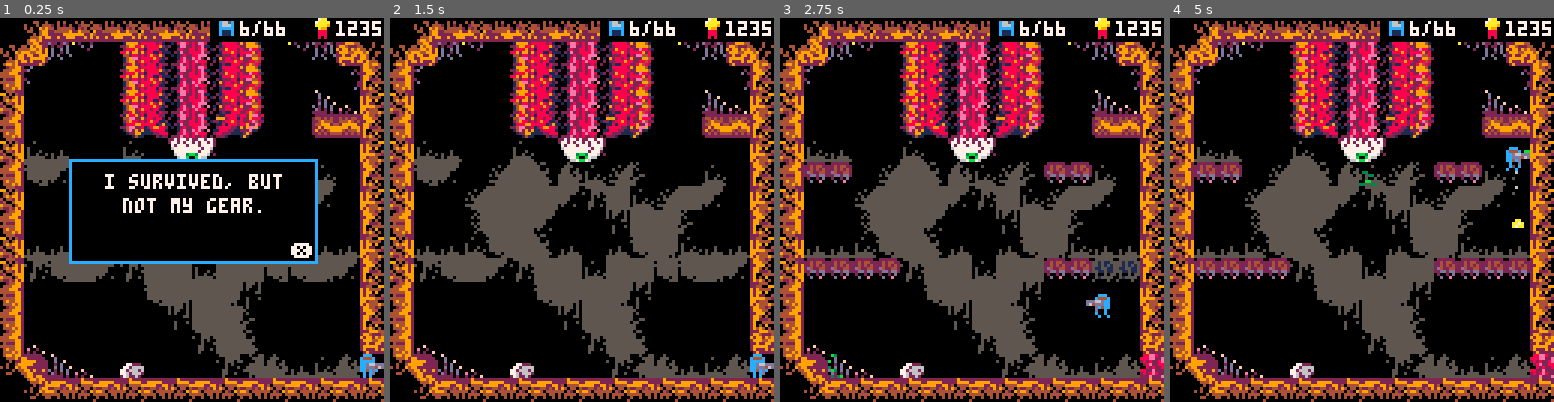
Above: before the commit, frames 1-4 (left to right).
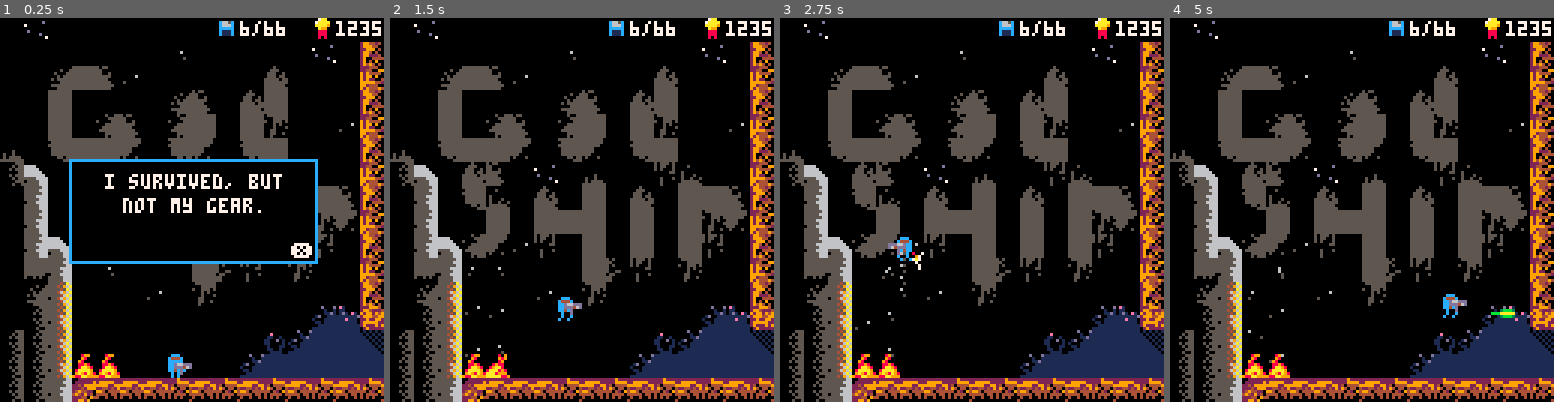
Above: after the commit, the same moments.

Repository: joansolroo/pico8-godship
Game: PICO-8 cartridge godship_last.p8
The game is run twice, just before and just after one commit, with the same random seed, the same clock (stepped at 60 frames per second) and the same inputs.
Inputs:
- Up to frame 1 (0.25 s): no input
- Up to frame 2 (1.5 s): tap O (Z key) at 0.33, 0.7, 1.43 s; tap X (X key) at 1.07 s
- Up to frame 3 (2.75 s): hold Left 1.97-2.37 s; tap X (X key) at 2.07, 2.4, 2.73 s; tap O (Z key) at 2.22 s; hold Down from 2.42 s (still down)
- Up to frame 4 (5 s): release Down at 2.82 s; hold Right 2.87-3.53 s; tap X (X key) every 0.33 s from 3.07 to 4.73 s; tap O (Z key) at 3.1, 3.98, 4.87 s; hold Up 3.58-4.08 s; hold Right 4.13-4.53 s; hold Down from 4.58 s (still down)

The runs differ from the first frame. In frame 1, 43% of the frame differs, in the area x 0-100%, y 0-100%; in frame 2, 53%; in frame 3, 54%; in frame 4, 54%.

Commit message:
playable version, pretty

Diff:
--- a/godship_last.p8
+++ b/godship_last.p8
@@ -300,7 +300,7 @@
 	resetbosssystem()
 
 	-- cheat init zone
-	setplayerposition(111, 46)
+	--setplayerposition(111, 46)
 	player.djumpenable = true
 	player.shootenable = true
 	player.chargeshootenable = true
@@ -2037,168 +2037,168 @@
 
 
 __gff__
-0000001a1a1a020200080000000000000000000000000202000000000000000000000000001212121212120200000000000000001e1212121202021a000000000202020200000202020200000000020000000000000002020202000000021a1a0000000000000202020200000000020000020000000002020202020000000200
+0000001a001a020200080000000000000000000000000202000000000000000000000000001212121212120200000000000000001e1212121202021a000000000202020200000202020200000000020000000000000002020202000000021a1a0000000000000202020200000000020000020000000002020202020000000202
 0000000000000000000000000000000000000000000000000000000000000000000000000000000000000000000000000000000000000000000000000000000004040404000000000000001010000000040402000400000000000000000000001010000000000000000000000000000000000000000002000000000000000000
 __map__
 00700000000000000000000000000056687778777877787778777877787778676878777877787778777877787778670068777877787778777877787778777867006877787778777877787778777878676877787778777877787778777877787778777877787778777877787778776777676878687867000000005849f3767767
-00000000000000f000000000007000565923000000c8004400c800c9c8c800565900c9c800c9c8c800c900c9c8c8666a69e7000000c800c800c80000c800c956005900c9d900c800c9000000c8d9d9565900c8d9c9c800d9c900c8d900d771d9d743d771d90043d971dad943dac971c87679d943d976776700000069e3f4da56
-0000525455f1000000000045000000665849000000005263454444455500006669e70045440000000000000000d7566a59e76c6d006245444445444400000066006900000000000000000000c5234d5769e700000000000000000000000043e700000043e70000d7430000d900004300d94300c900d9c87667000069cae3f466
-000054000000005255004563000000566841414200626363636363636500d75659e762636500000000c5000000d7660069e77c7d00007365536365740000d756005900000000004d4b00004d4041417779006f000000000000000000000000000000000000000000da0000000000d90000430000004544c976670059e700e356
+00000000000000f000000000007000565923000000c8004400c800c9c8c800565900c9c800c9c8c800c900c9c8c8666a69e7000000c800c800c80000c800c9560059e7d902c9c800d9000000c8d9d9565900c8d9c9c800d9c900c8d900d771d9d743d771d90043d971dad943dac971c87679d943d976776700000069e3f4da56
+0000525455f1000000000045000000665849000000005263454444455500006669e70045440000000000000000d7566a59e76c6d0062454444454444000000660069ca000400000000000000c5234d5669e700000000000000000000000043e700000043e70000d7430000d900004300d94300c900d9c87667000069cae3f466
+000054000000005255004563000000566841414200626363636363636500d75659e762636500000000c5000000d7660069e77c7d00007365536365740000d7560059e7000000e94d4b00004d4041427679006f000000000000000000000000000000000000000000da0000000000d90000430000004544c976670059e700e356
 0000540062550062540063730000f1665900000000005363637263650000d76669006372d7404141414142e74c4d767779404142000000c5007400000000d766006900000000d4e25b4b4d5bf2f3f3f3f3f46e000000000000000000430000000000000000000000000000000000000000c800006263650000560069e700d766
-75005363636500536500536300000056690000c700000050510073000000007679e773000000c5c5c5c5004d5b5bf2f3f3f3f3f3f4464749e700d7c0c200d75668790000004df2f3e25b5b5b5bf2f34649e36e004300000000000000000043000000000043000000000000004300000000000062637200000076777900000056
-4f5d0045550070007500007444000066584748474849006061000000006b0000000000d746484747484748495b5b5bf2f3f3f3f3f3566a59e70000000000d76659d900004d5b5bf5f55b5b5b5b5bf26669e76e0071004300000043000000000000430000710000004300000071004300000000007300000000005e5fe9000066
-004e00534400450063004500635455560000000000584748490000c0c2464748474847485700000000000058474747474847484748576a590000000000000056690000435b5b5b5b5b5b5b5b5b5b5b5669417e7f7f7f7f7f7f7f7f7f7f7f7f7f7f7f7f7f7f7f7f7f7f7f7f7f7f7f7f7f7f7f7f7f7f7f7f7f4748414142000056
-004e0000540054546300540054736566687877787778777879e70000d756000068777877787778777877787778777867687778777877787900c0c1c2e700005659000071e25b5b5b5b5b5b5b5b5b5b66592375000000000000000000000000d900da4647487900d900000000000000000000d94400766700006879dad9000066
-004e006265f174006300540054740056690000c9c8c9c9c800c3000000766700590000c8440000c90044000000c80056690000c90000c8000000000000c5006669e9c571f3e25b5b5b5b5b5b5b5b5b56694141424440420043004042004300000000766759e7002300000000004d4b464900525051d956006879d9005c4d4b56
-00725d00f0000000634a74007300006659e70052454575750000000000e9566a690000626345754445634575000000665900004445754555754544d7c0c2d7566841414141425b5b5b5b5b5b5b5b5b66596363636354545574757400c5000000000000565849e94649c546494d5bd4665900736061c5660059d9004d5b5b4366
-0052f6000000f100730000000000005669e7526363636363550000d740417667590052636363636363636363550000566900526363636363727265000000d76659d9da71f3f3e25b5b5b5b5b5b43e25669414141414141414141414141414200000000660058475758485769c2e2f2566900404141416668794b4d5b5be8f366
-004ff6000000000000000000004d4b7679e762636363636365007b000000c55669006263636363636365736500000066590062636365747300000000000000566900d743f3f3f3e25b5b5b5b5b71f3767900000000000000000000000000000000000076777877787778777900e3e2665952545454555659f75b5b5be8f3f356
-4f4ff600000000000000005c4d5b5bf2f3f47374505173740040414141414141790000737272737273000000000000566900627250510000c0c1c1c2e700006659c500f8f3f3f3f3e25b5b5b5b71f3f400000000007500000000000000000000c0c20000c943d900c843e700d743e35669414141426566695b5b5be8f3f3f366
-4f4ff6000000000000004d5b5b5b5b5bf2f3f475606175000000000000000000000000c500c5007b00c5c500c500006659005a006061c50000e9e9e9e9c7e9565847484749f343f343e243e24647484749c50000526345457544750000c50000000000000000004300000043e9e9c5665900734a7400795849e8c3f3f3f3f356
+75005363636500536500536300000056690000c700626350510073000000007679e773000000c5c5c5c5004d5b5bf2f3f3f3f3f3f4464749e700d7c0c200d75668790000004df2f3e25b5b5b5bf2404149e36e004300000000000000000043000000000043000000000000004300000000000062637200000076777900000056
+4f5d0045550070007500007444000066584748474849536061000000006b0000000000d746484747484748495b5b5bf2f3f3f3f3f3566a59e70000000000d76659d900e94d5b5bf5f55b5b5b5b5bf26669e76e0071004300000043000000000000430000710000004300000071004300000000007300000000005e5fe9000066
+004e00534400450063004500635455566a00006a6a6a4748490000c0c2464748474847485700000000000058474747474847484748576a59000000e90000005669000043e25b5b5b5b5b5b5b5b5b5b5669417e7f7f7f7f7f7f7f7f7f7f7f7f7f7f7f7f7f7f7f7f7f7f7f7f7f7f7f7f7f7f7f7f7f7f7f7f2b4748414142000056
+004e0000540054546300540054736566687877787778777879e70000d756000068777877787778777877787778777867687778777877787900c0c1c2e700005659000071f35b5b5b5b5b5b5b5b5b5b66592375000000e9000000e9e9000000d900da46474879c8d900000000000000e9e900d944d9c86605006879dad9000066
+004e5d6265f1740063005400547400566900dac9c8c9dad9d9c3000000766700590000c8440000c90044000000c800566900d9c9d9dac8d90000000000c5006669e9c571f35b5b5b5b5b5b5b5b5b5b56694141424440420043d74042e74300000000766759e700230000e9e9004d4b464900525051d756056879d9005c4d4b56
+00724e00f0000000634a74007300006659e70052454575750000000000e9566a690000626345754445634575000000665900004445754555754544d7c0c2d7566841414141425b5b5b5b5b5b5b5b5b665963636363545455747574e900d9e9000000c9565849c54649c546494d5bd4665952546061c5660059d9004d5b5b4366
+0052f6000000f100730000000000005669e7526363636363550000d740417667590052636363636363636363550000566900526363636363727265000000d76659d9da71f3f3e25b5b5b5b5b5b43e25669414141414141414141414141414200000000660058475758485769c2e2f2566953404141416668794b4d5b5be8f366
+004ff6000000000000000000004d4b7679e762636363636365007b000000c556690062636363636363657365000000665900626363657473000000e9000000566900d743f3f3f3e25b5b5b5b5b71f37679dad9dad9d9d9d9d9c8d9da0000000000000076777877787778777900e3e2665952545454555659f75b5b5be8f3f356
+4f4ff600000000000000005c4d5b5bf2f3f473635051737400404141414141417900007372727372730000000000005669005272d5d60000c0c1c1c2e700006659c500f8f3f3f3f3e25b5b5b5b71f3f400000000007500000000000000000000c0c20000c943d900c843e700d743e35669414141426566695b5b5be8f3f3f366
+4f4ff6000000000000004d5b5b5b5b5bf2f3f473606175000000000000000000000000c500c5007b00c5c500c520006659005a00e5e6c50000e9e9e9e9c7e9565847484749f343f343e243e24647484749c50000526345457544750000c50000000000000000004300000043e9e9c5665900734a7400795849e8c3f3f3f3f356
 4f4f4e46474747484748474847484748484748474847484748474847484748474748474847484748474847484748475769c0c1c24647484748474847484748570000687879e3f4e3f4e3f3f3767777675847484748474847474847484748474847484748474847484748474847484757474900404141660069f3f4e3f3f3f366
-4f4f4e56006877787778777877787778777877787778777877787778777877787778777877786700000000000000006a5900000056000000000000000000000068787900c900e3c0c2f4e3f3f4dac95668777877787778777877787778777877787778777877787778777877787778670059000000da766759f3f3c0c2e3f356
-4f4f4e666a59f3f3f3f3f3f3f4c8c9c9d9c9d9d9007500c900c900000000c9000000000000007677787778777867000069e7c3d77677787778777877787778675900c8000000000000e3f4e3f3f4d766590000000000000000000000757575000000d90000c8c800c9c8d90000c80056005849000000da6669f3f3f40000e356
-004f4e767879f3f3f3f3f3f3f3f400e9c5c5e900526345457544756b00e90000000000000000c8c9c87500c9c876676a597b000000d90000d9dac9c8dad9d75669000000000000000000c0c1c2e3f4565849000000000045524575525454545500000000000000000000000000004b660000584900c300565943e3f3f4d74066
-00527a5b5b5bf2f3f3f3f3f3f3f3464847484748474847484748474847484748474849006c6d62636363454400c87667584748494b4c0000000000000000d7665900000000000000c50000000000e36668796c6d000062545454545454545051000000000000000000000000004d5b56687778790000006669d900e3f3f4da56
-527a5b5b5b5b5bf2f3f3f3464748570068777877787778777877787778777867006a69007c7d0053636363635500c95668777841414149e900004d4b4cc54d56690000000000c0c1c1c200000000005659007c7d005254545454545454656061000000000000000000005c6b4d5b5b6659e7dad900c3005659000000c3e3f466
-495b5b5b5b5b5b5b464748570000006a69c8c900c900000000c8d9c8d9c9d7560000584847484900745363d5d600d77679e7dac8d74041414141425b5b43e26659000000000000000000000000004d6658414141414141414141414141414141414200004041414141414141414141676900000000004d6669ca00000000e356
-595b5b5b46474847570000000000000059e7000000000000e90000454400d76668787778676a59c5c50074e5e6c50000000000004df2f3f3f3f3f3e25bf2f3565849000000000000000000c30040416759c80000000000000000000000c9dac80000000000c9000000d900c9c8d9da56590000004041415759e7c3000000e966
-5841425b5600000000000000000000006900000000000000430052545455d7566923005e666a584748474847484748474847484748474847484748474847485768794200000000000000000000d9c866590000000000005c4d4b4c00e90000006b000000000000c50000e900000000666900c300d9dac9566900000000d74066
-59f3f75b66000000000000000000000059000000d74042e9715263545465d7666841425e7678777877787778777877676878777877777877787778777877786759c8c90000000000c0c2000000000056584900004d4b4d5b5b5b5b464748474849404141414141414141414142e7e9565900000000000056590000000000d756
-69f7e84076777877787877787778670069e7c0c20000c846584953635455d75659c8005e5f000000c9c8c80000c9c85659d9c9d9c8c8c9c8c8c9d9c9c8c8d95669e7000000000000c9d900450000d7660058494d5b5b5b5b43e25b76676a6a6a59c8d9000000000000000000000046576900d743e700006669e70000e9000056
-59e8f3f4c8d9c8c9c8c8d9c9d9d7560059000000e90000560059e773546500666900d7c0c2000000000000000000006669e7000000000000000000000000d7665900000000d7c0c2e70062635500d756006a595b5b5b5b5bf2f3e25b5600006a690000000000000000000000e9c56600590000000000e95659ca00c0c200e966
+4f4f4e57006877787778777877787778777877787778777877787778777877787778777877786700000000000000006a5900000056000000000000000000000068787900c900e3c0c2f4e3f3f4dac95668777877787778777877787778777877787778777877787778777877787778670059000000da766759f3f3c0c2e3f356
+4f4f4e676a59f3f3f3f3f3f400c8c9c9d9c9d9d9d97500c9d9c9d9d9d9d9c9d9d900d900d9da7677787778777867000069e7c3d77677787778777877787778675900c8000000000000e3f4e3f3f4d7665923d9dad9dad9dac8d9000075757500da00d9dad9c8da00c9c8d9d900c80056005849000000da6669f3f3f40000e356
+004f4e767779f3f3f3f3f3f3f40000e9c5c5e900526345457544756b00e90000000000000000c8c9c875d9c9c876676a597b000000d90000d9dac9c8dad9d75669000000000000000000c0c1c2e3f4565849000000000045524575525454545500000000000000000000000000004b660000584900c300565943e3f3f4d74066
+00527a5b5b5bf2f3f3f3f3f3f3f4464847484748474847484748474847484748474849006c6d62555263454400c87667584748494b4c0000000000000000d7665900000000000000c50000000000e36668796c6d000062545454545454545051000000000000000000000000004d5b56687778790000006669d900e3f3f4da56
+527a5b5b5b5b5bf2f3f3f34647485700687778777877787778777877787778676a6a69007c7d0053636363635500c95668777841414142e900004d4b4cc54d56690000000000c0c1c1c200000000005659e97c7dc55254545454545454656061c5c500000000000000005c6b4d5b5b6659e7dad900c3005659000000c3e3f466
+495b5b5b5b5b5b5b464748570000006a69c8c900c90000d9d9d9d9c8d9c9d7566a6a584847484900745363d5d600d77679e7dac8d74041414141425b5b43e26659000000000000000000000000004d6658414141414141414141414141414141414200004041414141414141414141676900000000004d6669ca00000000e356
+595b5b5b46474847570000000000000059e7000000000000e90000454400d76668787778676a59c5c50074e5e6c5000000000000f8f3f3f3f3f3f75b5bf2f3565849000000000000000000c30040416759c8c9d9d9d9da00d9d9000000c9dac800000000d9c9d90000d900c9c8d9da56590000004041415759e7c3000000e966
+5841425b5600000000000000000000006900000000000000430052545455d7566923005e666a584748474847484748474847484748474847484748474847485768794200000000000000000000d9c86659e900000000005c4d4b4ce9e90000006b000000000000c50000e900000000666900c300d9dac9566900000000d74066
+59f3f75b66000000000000000000000059000000d74042e9715263545465d7666841425e7678777877787778777877676878777877777877787778777877786759c8c90000000000c0c20000000000565849e9004d4b4d5b5b5b5b464748474849404141414141414141414142e7e9565900000000000056590000000000d756
+69f7e84076777877787877787778670069e7c0c20000c846584953635455d75659c8005e5f000000c9c8c80000c9c85659d9c9d9c8c8c9c8c8c9d9c9c8c8d95669e7000000000000c9d900450000d7660058494d5b5b5b5b43e25b766700000059c8d9dad9d900d9d9000000000046576900d743e700006669e70000e9000056
+59e8f3f4c8d9c8c9c8c8d9c9d9d7560059000000e90000560059e773546500666900d7c0c2000000000000000000006669e7000000000000000000000000d7665900000000d7c0c2e70062635500d756006a595b5b5b5b5bf2f3e25b56000000690000000000000000000000e9c56600590000000000e95659ca00c0c200e966
 69f3c0c2000000000000000000d7666a690000c0c200d7660069e7007400d75659e700000000c0c1c2e700e90000005659e7000000000000000000000000d75669e7000000000000005263636500006668774248474849e25bf2f3e25600000059004041490000464141484847485700690000000000436669e7004400004356
-59f3f400d7c0c2e700e9000000d77677790000000000465700584900000000666900000000000000000000430000006669e7000000000000000000000000d7665900d7c0c1c2e700004f63635500d75659007677786769e3c0c1c2e3560000006900000076414179c976777877787778790000000000d97679e752545500d966
+59f3f400d7c0c2e700e9000000d77677790000000000465700584900000000666900000000000000000000430000006669e7000000000000000000000000d7665900d7c0c1c2e700004f63635500d75659007677786769e3c0c1c2e3560000006900dad976414179c976777877787778790000000000d97679e752545500d966
 69f3f3f4000000d7c0c1c2e7000000000000c0c200455600000059000000007679e700000000000000e94649004d4b7679000000000000006c6d00000000007679e70000000000e90000536365000076790000000056590000000000560000005900000000000000000000000000000000000000000000dac800737465007b56
 59f3f3f3f40000c5c5c5c50044457b44c5c5c5c562636600000069c5c5c700000000e9c500c5e9e9004657694d5b5bf2f3f4e9c5c5c5c7c57c7dc5c5c56be9e9000000000000c0c1c2e7007300e9c7e9e9e9c5c6e966690000000000560000005848474847484748474847484749c5e90000000000000000000000e9c5464857
-584748474847484748474847484748474847484748475700000058474847484747484748474847484757005847484748474847484748474847484748474847484749000000e90000000000000046474847484748475759e70043430076670000000000000000000000000000005847484900e900004647484748474847570000
-…(130 lines of a section not shown)…
+584748474847484748474847484748474847484748475700000058474847484747484748474847484757005847484748474847484748474847484748474847484749000000e90000000000000046474847484748475759e70043430076670000000000000000000000000000005847484900e900004647482b48474847570000
+…(130 lines of a section not shown)…
Not shown, changed: 70 lines of the sprite sheet (__gfx__) section of godship_last.p8
